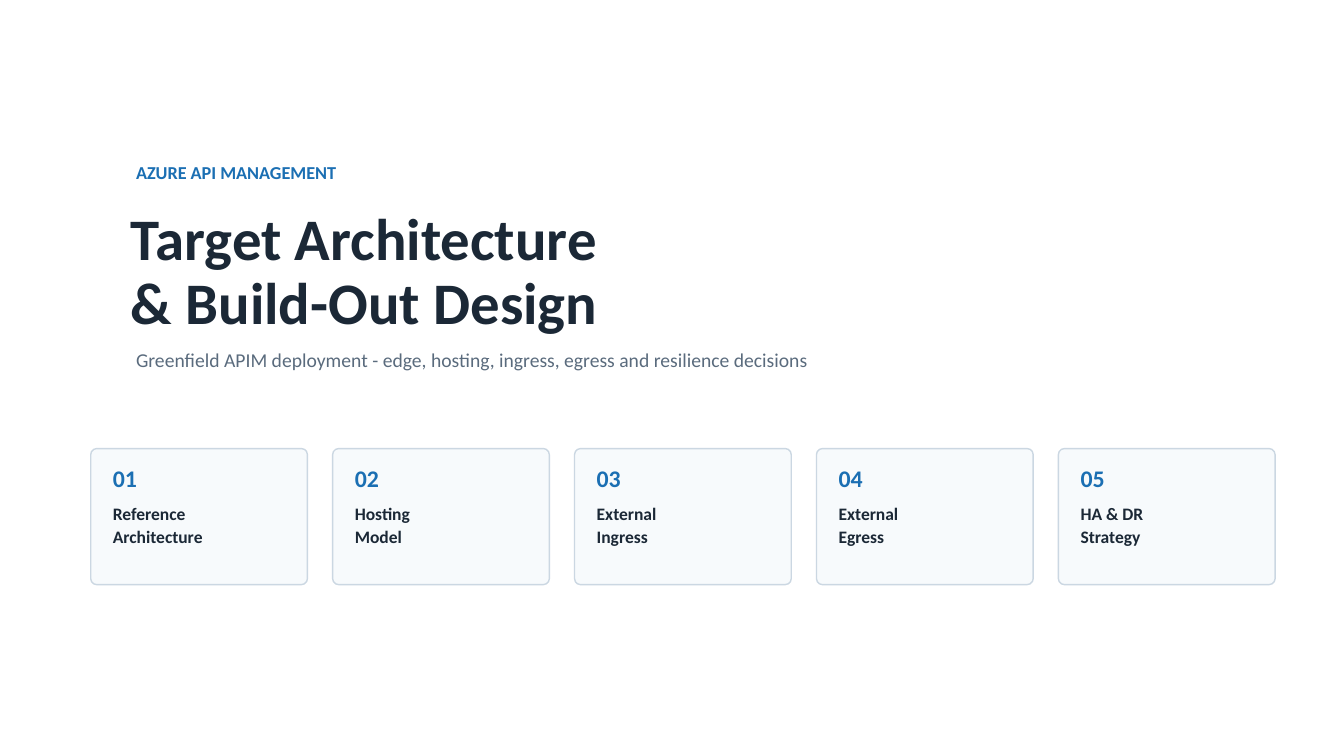
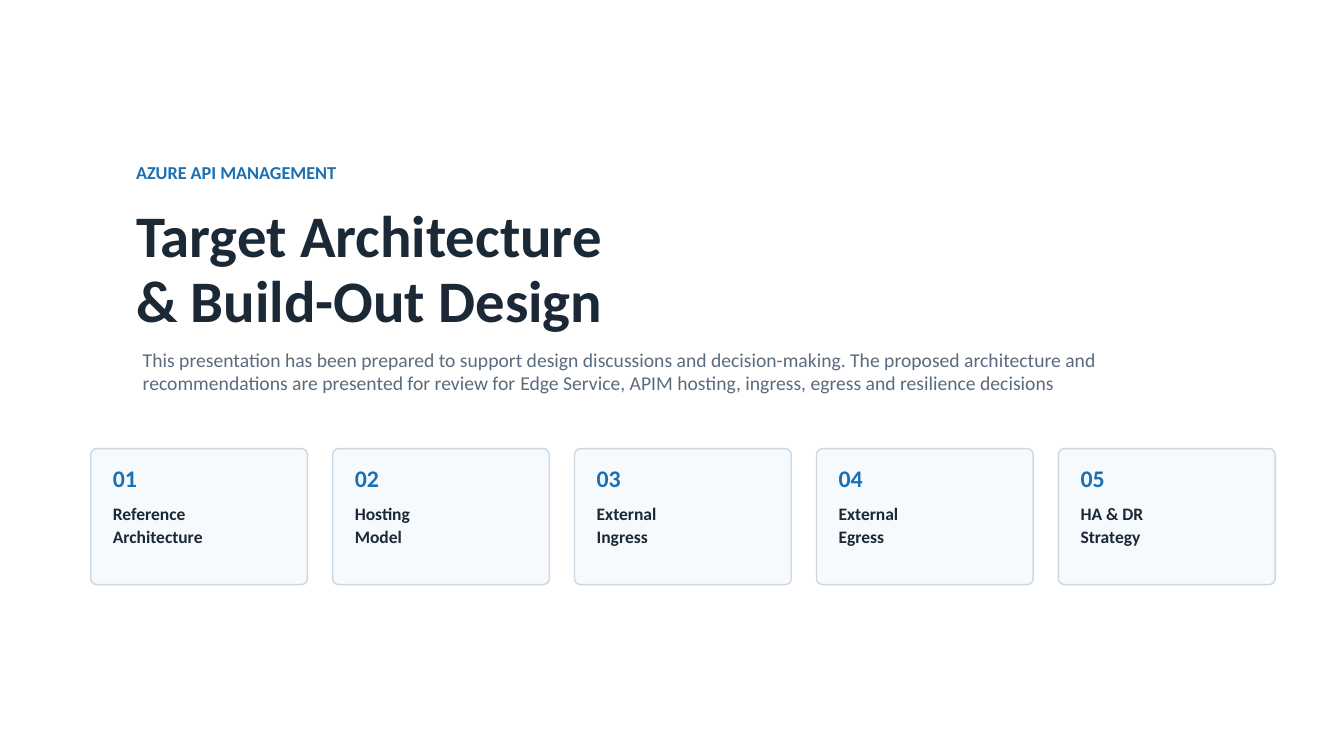
Before and after one commit to xpuneet/Pers, a slide deck: slide 1 of APIM-Target-Architecture.pptx. Drawn at 1344x756 pixels with LibreOffice and Linux fonts; fonts in the diff are those of the drawing. Boxes give left, top, right and bottom in pixels: in the first picture for what was removed or moved away, otherwise in the second. Text is boxed around its words. In the diff, an @@ line names an element or a change of style, - is before the commit and + after.

```diff
--- a/APIM-Target-Architecture.pptx
+++ b/APIM-Target-Architecture.pptx
@@ text "Target Architecture": place and size @@
-text "Target Architecture" at box(131, 218, 597, 334)
+text "Target Architecture" at box(136, 215, 602, 332)
@@ text at box(143, 353, 1095, 394): text changed @@
-Greenfield APIM deployment - edge, hosting, ingress, egress and resilience decisions
+This presentation has been prepared to support design discussions and decision-making. The proposed architecture and recommendations are presented for review for Edge Service, APIM hosting, ingress, egress and resilience decisions
```
Also in this commit, not shown: 5 other slides changed.
